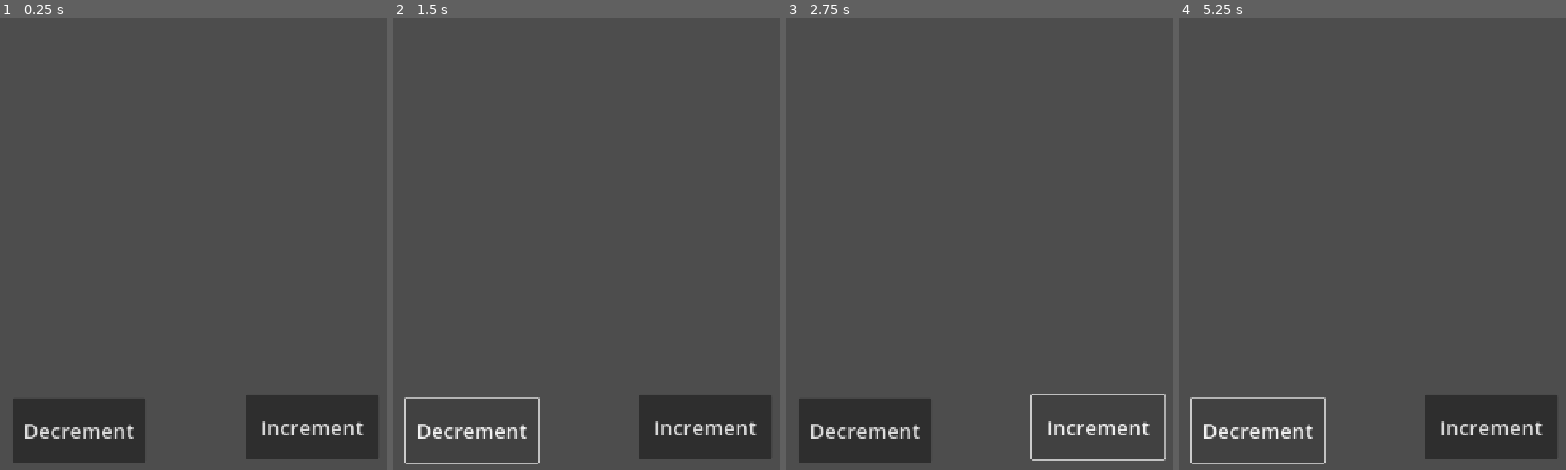
Above: before the commit, frames 1-4 (left to right).
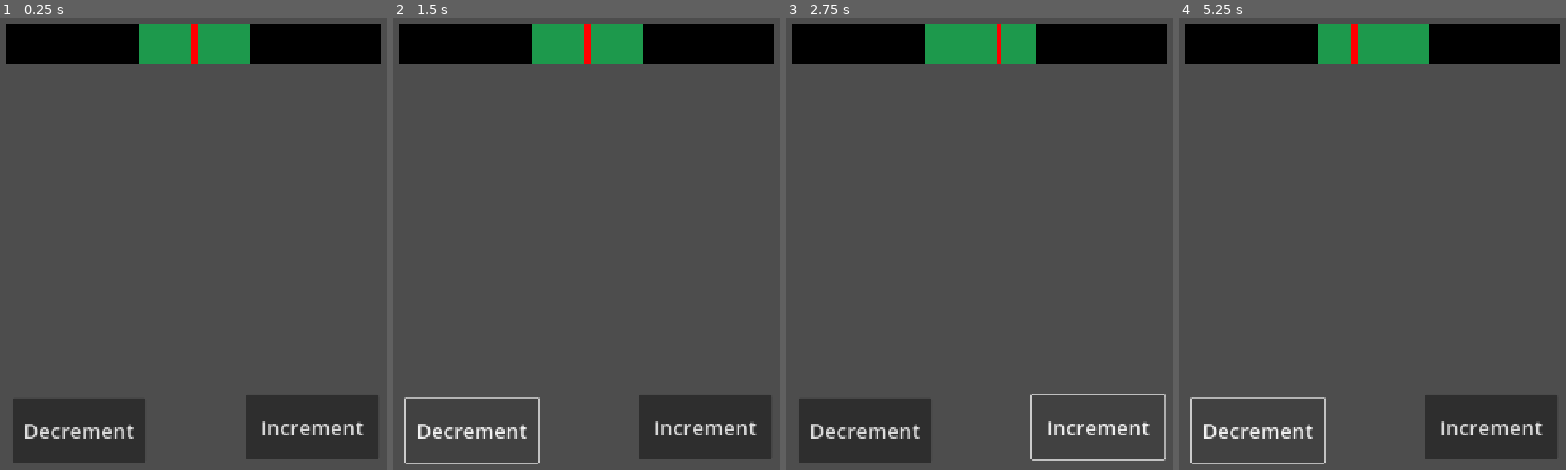
Above: after the commit, the same moments.

Repository: dddaavo/ipv-final-boss-the-scrolling-dead
Game: Godot game, scene res://src/main.tscn
Same seed, same stepped clock (60 frames per second), same inputs: the game is played once before the commit and once after it.
Inputs:
- Up to frame 1 (0.25 s): no input
- Up to frame 2 (1.5 s): click "Increment" at 0.5 s; click "Decrement" at 1.25 s
- Up to frame 3 (2.75 s): click "Increment" at 2 s
- Up to frame 4 (5.25 s): click "Decrement" at 2.75 s; click "Increment" at 3.5 s; click "Decrement" at 4.25 s; tap Enter at 5 s

The runs differ from the first frame. In frame 1, 8.6% of the frame differs, in the area x 1-99%, y 1-11%; in frame 2, 8.6%; in frame 3, 8.6%; in frame 4, 8.6%.

Commit message:
Add DopamineBar UI and update DopamineManager signals
Introduces a new DopamineBar UI component with indicator and target zone, including its scene and script. Updates DopamineManager to emit value_changed and target_changed signals, and connects DopamineBar to these signals for dynamic UI updates. Also adds required asset and integrates DopamineBar into the main scene.

Diff:
--- a/the-scrolling-dead/src/core/DopamineManager.gd
+++ b/the-scrolling-dead/src/core/DopamineManager.gd
@@ -2,6 +2,8 @@
 
 signal game_over
 signal on_target
+signal value_changed
+signal target_changed
 
 @export var start: float
 @export var target: float = 30
@@ -14,6 +16,10 @@
 	dopamine_level = DopamineLevel.new(start,target,maxim)
 	dopamine_level.connect("value_changed", Callable(self, "_on_value_changed"))
 
+func set_target(new_target: float):
+	dopamine_level.target = new_target
+	emit_signal("target_changed")
+
 func increment(amount: float):
 	dopamine_level.add(amount)
 
@@ -21,6 +27,7 @@
 	dopamine_level.add(-amount)
 
 func _on_value_changed():
+	emit_signal("value_changed")
 	_check_events()
 
 func _check_events():
--- a/the-scrolling-dead/src/main.tscn
+++ b/the-scrolling-dead/src/main.tscn
@@ -1,7 +1,8 @@
-[gd_scene load_steps=3 format=3 uid="uid://b6gxm6trluke2"]
+[gd_scene load_steps=4 format=3 uid="uid://b6gxm6trluke2"]
 
 [ext_resource type="Script" uid="uid://d2rybidtkblv0" path="res://src/main.gd" id="1_eewff"]
 [ext_resource type="Script" uid="uid://b0behk5ax1s6w" path="res://src/test_screen.gd" id="2_gh0ne"]
+[ext_resource type="PackedScene" uid="uid://dpa5cbcsj0mtt" path="res://src/ui/DopamineBar.tscn" id="3_5q4o7"]
 
 [node name="Main" type="Node"]
 script = ExtResource("1_eewff")
@@ -27,5 +28,11 @@
 theme_override_font_sizes/font_size = 33
 text = "Decrement"
 
+[node name="TextureRect" parent="Home" instance=ExtResource("3_5q4o7")]
+offset_left = -298.0
+offset_top = 31.0
+offset_right = 302.0
+offset_bottom = 95.0
+
 [connection signal="pressed" from="Home/TestScreen/inc" to="Home/TestScreen" method="_on_inc_pressed"]
 [connection signal="pressed" from="Home/TestScreen/dec" to="Home/TestScreen" method="_on_dec_pressed"]
--- /dev/null
+++ b/the-scrolling-dead/src/ui/DopamineBar.gd
@@ -0,0 +1,54 @@
+extends TextureRect
+
+@onready var indicator = $Indicator
+@onready var target_zone = $Target
+
+var bar_width: float
+var center_position: float
+
+func _ready():
+	# Calcular dimensiones de la barra
+	bar_width = size.x
+	center_position = size.x / 2.0
+
+	# Conectar a las señales del DopamineManager
+	DopamineManager.connect("value_changed", Callable(self, "_on_dopamine_value_changed"))
+
+	# Actualizar tamaño inicial del target y posición del indicador
+	_update_target_size()
+	_update_indicator_position()
+
+func _on_dopamine_value_changed():
+	_update_indicator_position()
+
+
+func _update_target_size():
+	var status = DopamineManager.status()
+	var target_value = status[1]  # dopamine_level.target
+	var maximum = status[2]       # dopamine_level.maximum
+
+ # Calcular el ancho proporcional del target
+	var target_ratio = target_value / maximum
+	var target_width = target_ratio * bar_width
+
+	# Actualizar el tamaño del target_zone
+	target_zone.size.x = target_width
+
+	# Centrar el target_zone
+	target_zone.position.x = center_position - (target_width / 2.0)
+
+func _update_indicator_position():
+	var status = DopamineManager.status()
+	var current_level = status[0]  # dopamine_level.current
+	var maximum = status[2]        # dopamine_level.maximum
+
+	# Calcular posición relativa (-1 a 1)
+	var normalized_value = current_level / maximum
+	# Clamp para evitar que se salga de los límites
+	normalized_value = clamp(normalized_value, -1.0, 1.0)
+
+	# Convertir a posición en píxeles desde el centro
+	var pixel_offset = normalized_value * (bar_width / 2.0)
+
+	# Actualizar posición del indicador
+	indicator.position.x = center_position + pixel_offset - (indicator.size.x / 2.0)
--- /dev/null
+++ b/the-scrolling-dead/src/ui/DopamineBar.tscn
@@ -0,0 +1,37 @@
+[gd_scene load_steps=3 format=3 uid="uid://dpa5cbcsj0mtt"]
+
+[ext_resource type="Texture2D" uid="uid://x6uug6puujpo" path="res://assets/black.png" id="1_enibb"]
+[ext_resource type="Script" uid="uid://fsnrrx331gp4" path="res://src/ui/DopamineBar.gd" id="2_qfo0y"]
+
+[node name="TextureRect" type="TextureRect"]
+anchors_preset = 5
+anchor_left = 0.5
+anchor_right = 0.5
+offset_left = -300.0
+offset_right = 300.0
+offset_bottom = 64.0
+grow_horizontal = 2
+texture = ExtResource("1_enibb")
+script = ExtResource("2_qfo0y")
+
+[node name="Target" type="ColorRect" parent="."]
+layout_mode = 1
+anchors_preset = 5
+anchor_left = 0.5
+anchor_right = 0.5
+offset_left = -82.5
+offset_right = 82.5
+offset_bottom = 64.0
+grow_horizontal = 2
+color = Color(0.113794126, 0.59778434, 0.29878396, 1)
+
+[node name="Indicator" type="ColorRect" parent="."]
+layout_mode = 1
+anchors_preset = 5
+anchor_left = 0.5
+anchor_right = 0.5
+offset_left = -5.0
+offset_right = 5.0
+offset_bottom = 64.0
+grow_horizontal = 2
+color = Color(1, 0, 0, 1)
Binary file added: the-scrolling-dead/assets/black.png
Not shown, added: the-scrolling-dead/assets/black.png.import
Not shown, added: the-scrolling-dead/src/ui/DopamineBar.gd.uid
